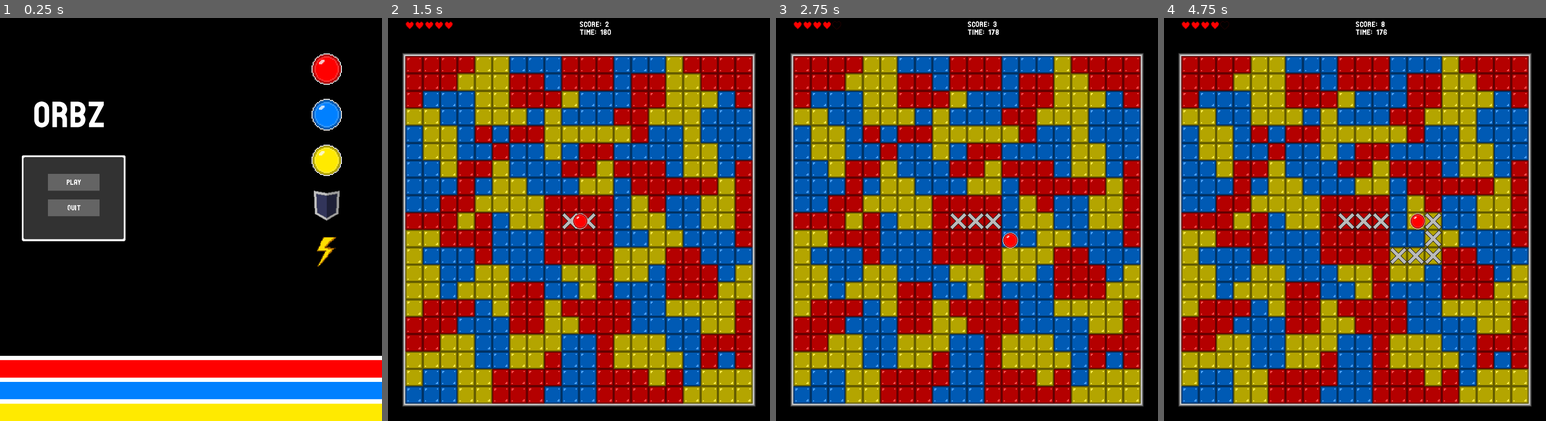
Above: before the commit, frames 1-4 (left to right).
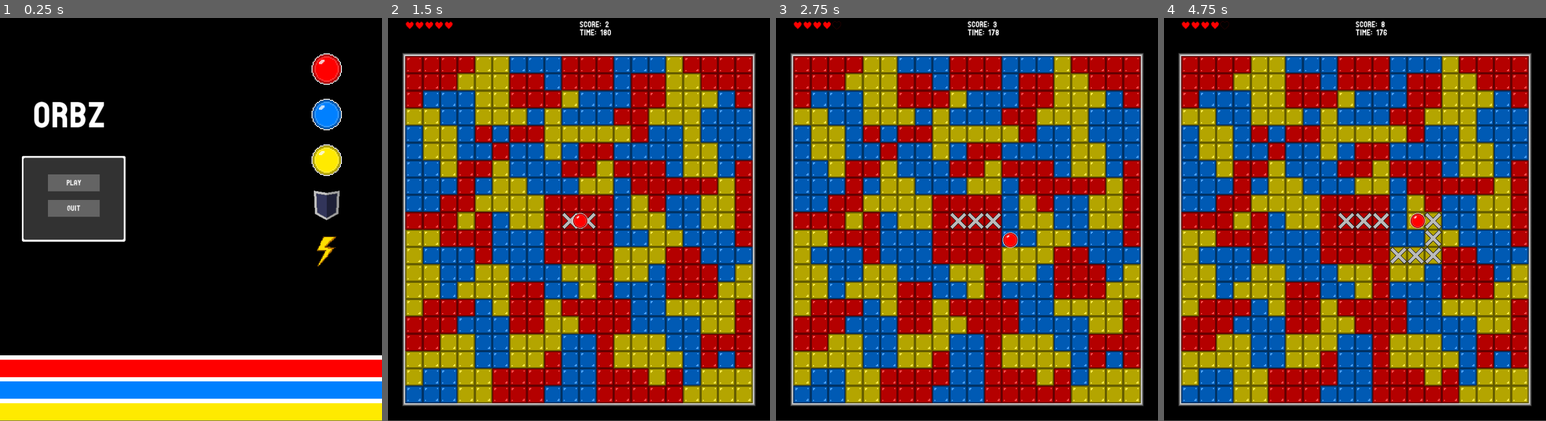
Above: after the commit, the same moments.

Repository: fikririsyad/individual-game-jam
Game: Godot game, scene res://scenes/UI/MainMenu.tscn
Same seed, same stepped clock (60 frames per second), same inputs: the game is played once before the commit and once after it.
Inputs:
- Up to frame 1 (0.25 s): no input
- Up to frame 2 (1.5 s): click "Play" at 0.5 s; tap Enter at 1.25 s; hold D (move_right) from 1.28 s (still down); hold K (blue) from 1.28 s (still down)
- Up to frame 3 (2.75 s): release D (move_right) at 2.03 s; release K (blue) at 2.03 s; hold S (move_down) from 2.03 s (still down); tap J (red) at 2.1 s
- Up to frame 4 (4.75 s): release S (move_down) at 2.78 s; hold D (move_right) 2.78-3.53 s; hold L (yellow) 2.78-3.53 s; hold W (move_up) 3.53-4.28 s; tap K (blue) at 3.6 s; hold A (move_left) from 4.28 s (still down); hold J (red) from 4.28 s (still down)
In our replay, the window is 733x800 before the commit and 733x799 after it. These sizes can differ from the game's own. Grey fills any space a smaller window leaves; there, only what the larger window draws over its background counts as a difference.

The runs differ from the first frame. In frame 1, 2.0% of the frame differs, in the area x 0-100%, y 8-96%; in frame 2, 6.6%; in frame 3, 6.6%; in frame 4, 6.9%, in the area x 3-97%, y 0-97%.

Commit message:
fix windows build issues

Diff:
--- a/project.godot
+++ b/project.godot
@@ -10,7 +10,7 @@
 
 [application]
 
-config/name="individual-game-jam"
+config/name="Orbz"
 run/main_scene="res://scenes/UI/MainMenu.tscn"
 config/features=PackedStringArray("4.3", "GL Compatibility")
 config/icon="res://assets/icon.png"
@@ -26,6 +26,8 @@
 
 window/size/viewport_width=1408
 window/size/viewport_height=1536
+window/size/mode=3
+window/stretch/mode="canvas_items"
 
 [global_group]
 
Not shown, changed: export_presets.cfg
